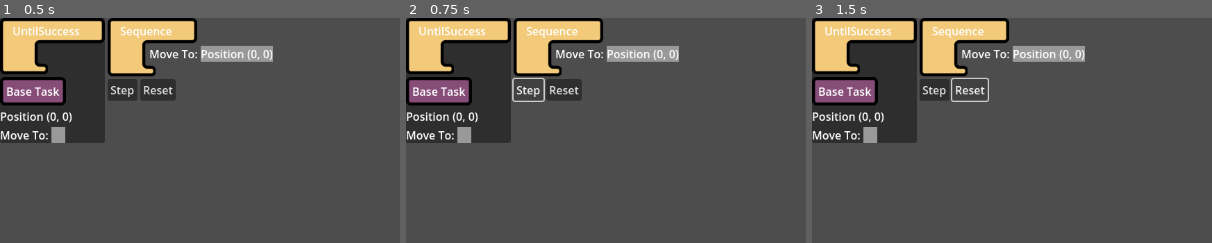
Above: before the commit, frames 1-3 (left to right).
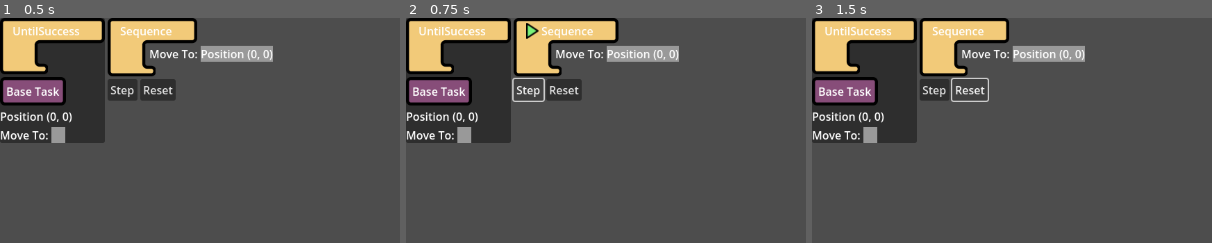
Above: after the commit, the same moments.

Repository: tefla/SpecialCirumstances
Game: Godot game, scene res://Tasks/TaskTest.tscn
Two runs of this game, one before a commit and one after it. Both use one fixed random seed, a clock stepped at 60 frames per second and the inputs below.
Inputs:
- Up to frame 1 (0.5 s): no input
- Up to frame 2 (0.75 s): click "Step" at 0.5 s
- Up to frame 3 (1.5 s): click "Reset" at 1.25 s
The pictures show only the part of the screen within x 0-50%, y 0-50%; the shares and areas given below are measured in that part.

Frame 1 is identical in both runs. In frame 2, 1.0% of the frame differs, in the area x 30-54%, y 0-12%; in frame 3, nothing differs.

Commit message:
added stuff

Diff:
--- a/Tasks/Blocks/baseblock.gd
+++ b/Tasks/Blocks/baseblock.gd
@@ -19,6 +19,7 @@
 	var preview = duplicate(DUPLICATE_USE_INSTANTIATION & DUPLICATE_SCRIPTS)
 	set_drag_preview(preview)
 	if not is_template:
+		_task.removed.emit(_task)
 		queue_free()
 	# Return the task
 		return _task
@@ -26,7 +27,7 @@
 		return _task.duplicate(true)
 
 func _can_drop_data(at_position: Vector2, data: Variant) -> bool:
-	return data is Task
+	return not is_template and data is Task
 
 func _drop_data(at_position: Vector2, data: Variant) -> void:
 	task_dropped.emit(data)
--- a/Tasks/Blocks/statement_block.gd
+++ b/Tasks/Blocks/statement_block.gd
@@ -17,6 +17,6 @@
 func redraw():
 	add_children_tasks(_task.children)
 
-#func _process(delta: float) -> void:
-	#if _task and not is_template:
-		#%Status.visible = _task.status == Task.RUNNING
+func _process(delta: float) -> void:
+	if _task and not is_template:
+		%Status.visible = _task.status == Task.RUNNING
--- a/Tasks/LeafTasks/MoveTo/MoveToBlock.gd
+++ b/Tasks/LeafTasks/MoveTo/MoveToBlock.gd
@@ -14,9 +14,6 @@
 		%Value.add_child(_task.children[0].get_block())
 
 
-
-
-
 func _process(delta: float) -> void:
 	if _task:
 		%Status.visible = _task.status == Task.RUNNING
--- a/Tasks/LeafTasks/MoveTo/MoveToTask.gd
+++ b/Tasks/LeafTasks/MoveTo/MoveToTask.gd
@@ -1,9 +1,9 @@
 extends Task
 class_name MoveToTask
 
-var _value: Vector2 = Vector2.ZERO
+func add_child(task: Task):
+	task.removed.connect(remove_child)
 
-func add_child(task: Task):
 	children.clear()
 	children.append(task)
 
@@ -16,3 +16,14 @@
 	var _block = super.get_block()
 	# Attach listeners
 	return _block
+
+func run():
+	if status == FRESH:
+		running()
+	else:
+		children[0].run()
+func child_success():
+	# Get value from child
+	var child = children[0]
+	print("Got Pos", child._value)
+	success()
--- a/Tasks/LeafTasks/Position/PositionTask.gd
+++ b/Tasks/LeafTasks/Position/PositionTask.gd
@@ -12,3 +12,9 @@
 	var _block = super.get_block()
 	# Attach listeners
 	return _block
+func run():
+	if status == FRESH:
+		running()
+		_value = Vector2(randi()%10,randi()%10)
+	else:
+		success()
--- a/Tasks/Task.gd
+++ b/Tasks/Task.gd
@@ -10,6 +10,7 @@
 var name = "Base Task"
 var block: PackedScene = preload("Blocks/BlockFunction.tscn")
 var result_type: ResultType = ResultType.NONE
+signal removed(task: Task)
 
 #region Children
 @export var children: Array[Task] = []
@@ -85,7 +86,12 @@
 	cancel()
 	status = FRESH
 
+func remove_child(task: Task):
+	children.erase(task)
+	task.removed.disconnect(remove_child)
+
 func add_child(task: Task):
+	task.removed.connect(remove_child)
 	children.append(task)
 
 #region Block
Not shown: 1 places in Tasks/Blocks/BlockStatement.tscn that only renumber resources
